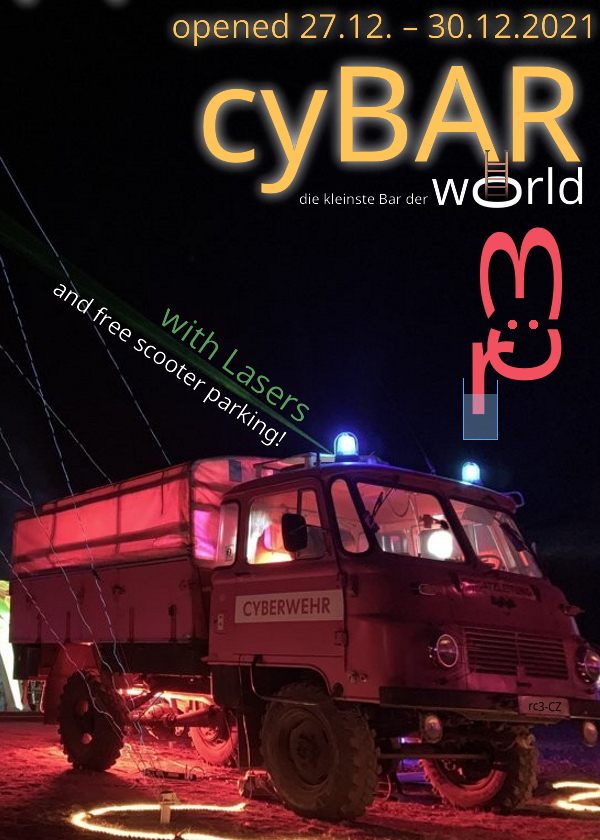
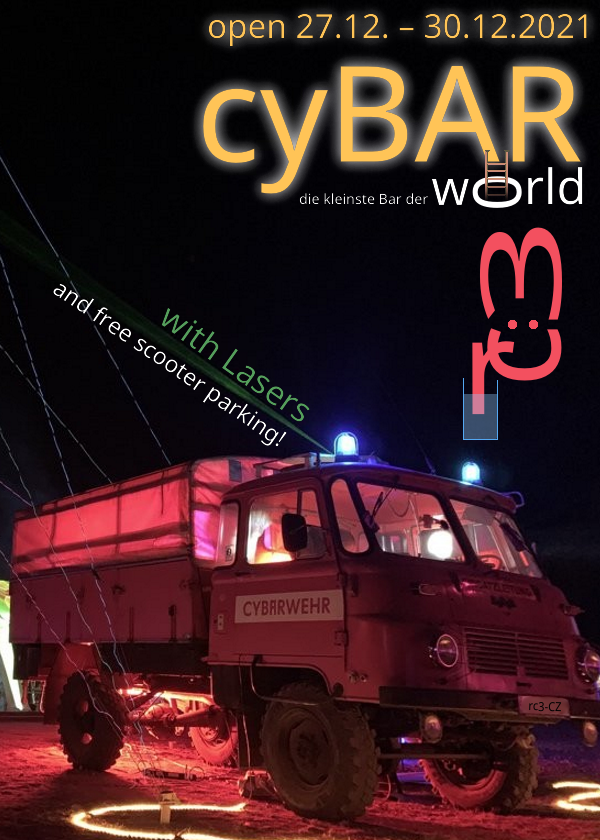
Two versions of the same layered image (600 × 840). Layer-by-layer changes:
painted on "Layer 12" over [472, 227, 562, 414]
painted on "Layer 11" over [269, 227, 554, 616]
painted on "Layer 3" over [9, 0, 600, 616]
